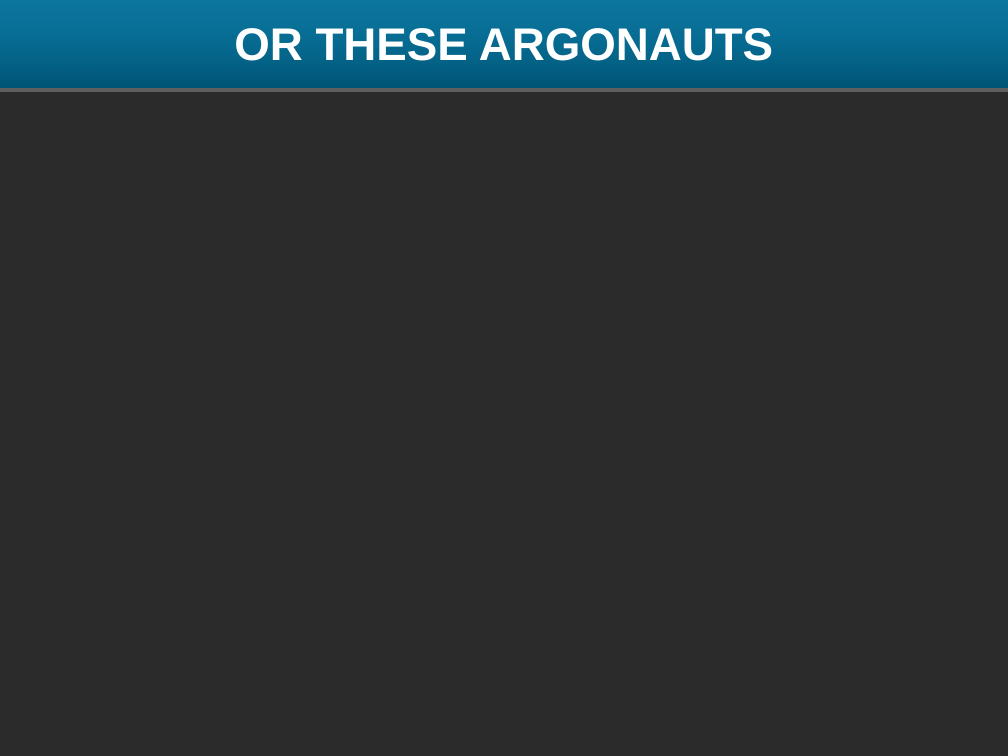
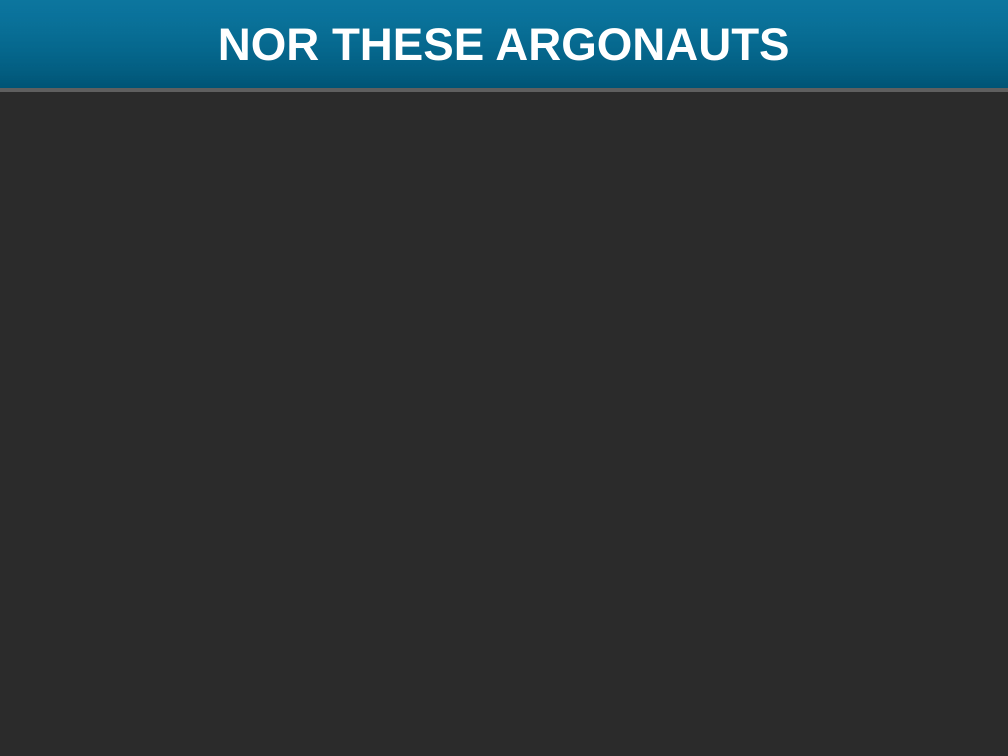
Before and after one commit to meghangill/klmugs, a slide deck: slide 3 of presentations/klmug-11/JSON.pptx. Drawn at 1008x756 pixels with LibreOffice and Linux fonts; fonts in the diff are those of the drawing; background and template pictures are left out; a plain dark background stands for a picture behind light text. Boxes give left, top, right and bottom in pixels: in the first picture for what was removed or moved away, otherwise in the second. Text is boxed around its words. In the diff, an @@ line names an element or a change of style, - is before the commit and + after.

```diff
--- a/presentations/klmug-11/JSON.pptx
+++ b/presentations/klmug-11/JSON.pptx
@@ text at [218, 28, 789, 61]: text changed @@
-OR THESE ARGONAUTS
+NOR THESE ARGONAUTS
```
Also in this commit, not shown: 3 other slides changed, 3 other files.
